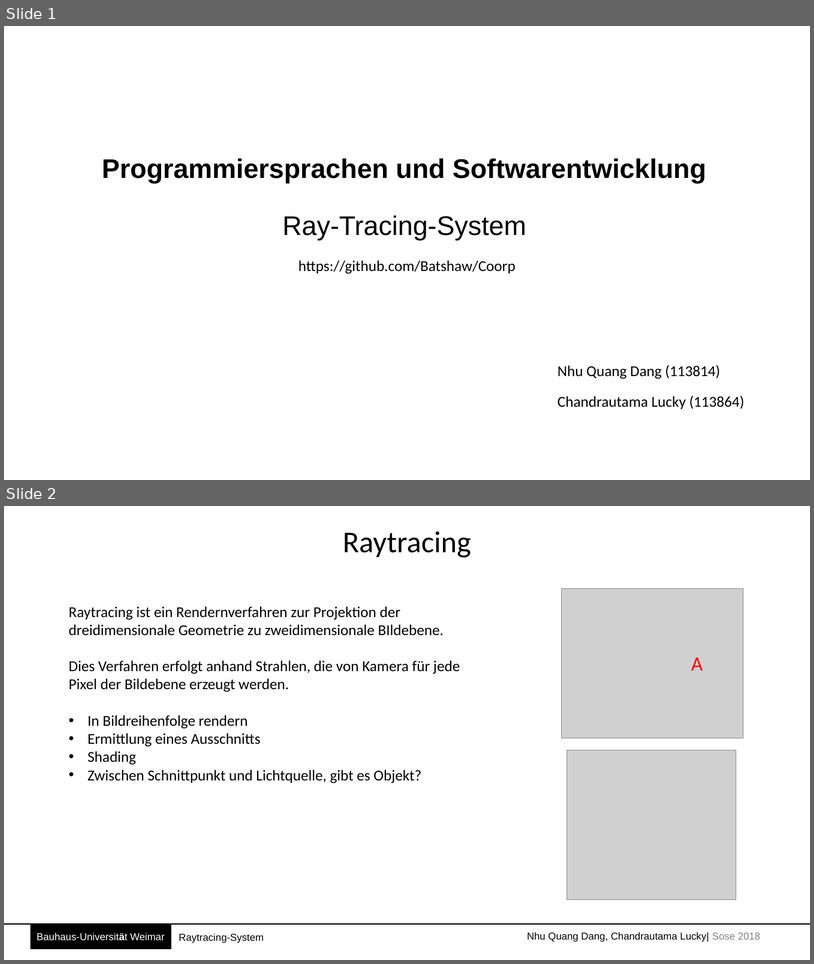
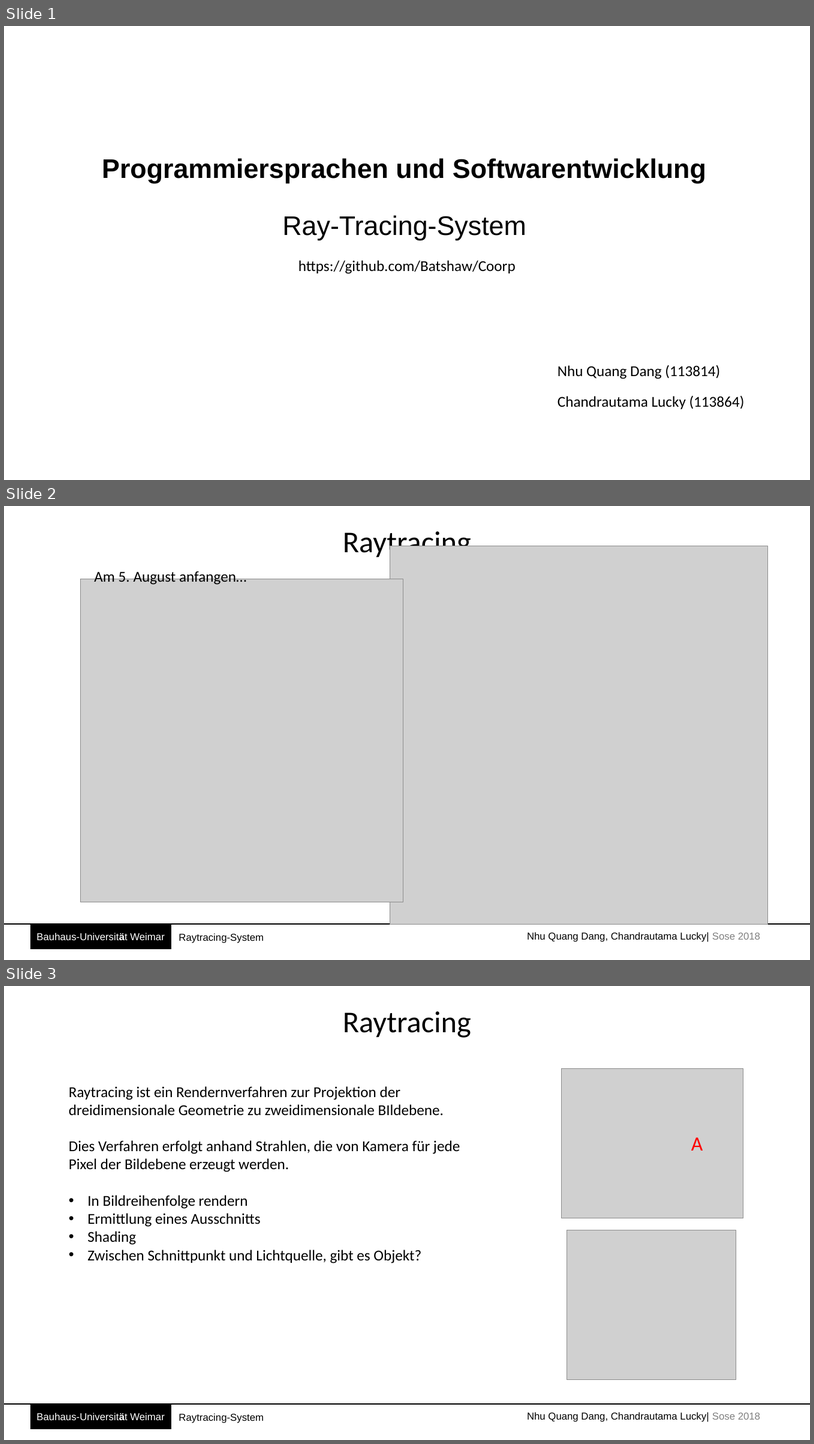
Before and after one commit to Batshaw/Coorp, a slide deck: Prasentation/raytracing.pptx. Shown one above the other, each under a label of ours: slides 1 and 2 before the commit, slides 1, 2 and 3 after it. The pictures are 814x964 and 814x1444 pixels, drawn with LibreOffice and Linux fonts; fonts in the diff are those of the drawing; grey boxes stand for pictures. Boxes give left, top, right and bottom in pixels: in the first picture for what was removed or moved away, otherwise in the second. Text is boxed around its words. In the diff, an @@ line names an element or a change of style, - is before the commit and + after.

Commit message:
little change to ppt

```diff
--- a/Prasentation/raytracing.pptx
+++ b/Prasentation/raytracing.pptx
@@ slide 2 added at (x1=4, y1=506, x2=810, y2=960), background #FFFFFF @@
@@ subtitle added at (x1=343, y1=531, x2=471, y2=559), 36 pt, text #000000 @@
+Raytracing
@@ picture added at (x1=390, y1=546, x2=768, y2=924) @@
@@ text added at (x1=94, y1=569, x2=246, y2=585), 18 pt, text #000000 @@
+Am 5. August anfangen…
@@ picture added at (x1=81, y1=579, x2=403, y2=901) @@
@@ line added from (4, 924) to (810, 924), #000000 1.5 pt @@
@@ rectangle added at (x1=30, y1=924, x2=171, y2=948), fill #000000, outline #000000 1 pt, 12 pt, text #FFFFFF @@
+Bauhaus-Universität Weimar
@@ text added at (x1=179, y1=933, x2=264, y2=943), 12 pt, text #000000 @@
+Raytracing-System
@@ text added at (x1=527, y1=932, x2=761, y2=942), 12 pt, text #000000 @@
+Nhu Quang Dang, Chandrautama Lucky| Sose 2018
@@ what was slide 2 is now slide 3 @@
```
